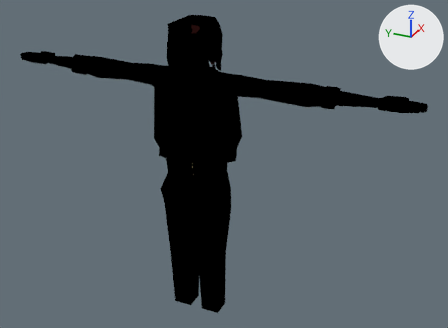
What one commit did to the Blender file Hana.blend.
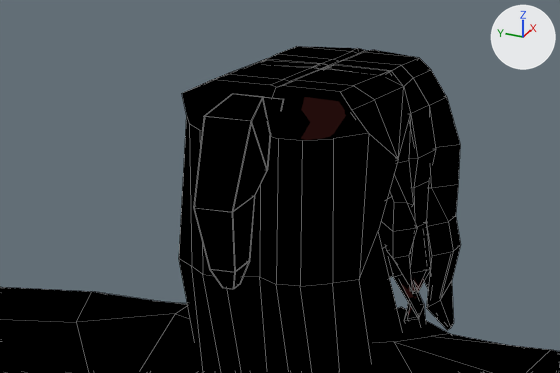
There are two pictures of each version: one whole from a 50 mm lens placed at (-14.34, -7.22, 7.42), pointed at (0.26, -0.65, 0.12), one close up on the part from 29% to 54% of the width and 2% to 24% of the height. Lighting does not change. The marker at upper right points along +X, +Y and +Z. The close-ups show mesh edges as thin lines.

Names of what the first close-up shows: 'Hair', 'Head', 'Hoodie'.
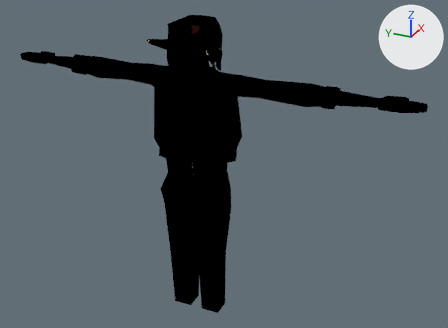
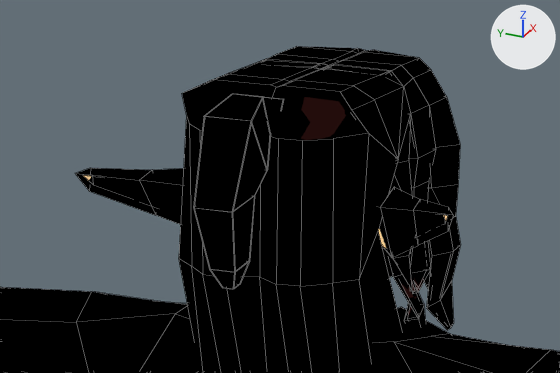
The change, as a diff of the scene's bpy script:
```diff
--- a/Hana.blend.py
+++ b/Hana.blend.py
@@ me_cube_004 @@
 # used by ob_head; location = (0.0, 0.0, 0.0)
-me_cube_004.from_pydata(...)  # 26 vertices, 17 faces, 2 loose edges; spans x -0.691..0.413, y -0.425..0.0, z 3.026..4.106
+me_cube_004.from_pydata(...)  # 38 vertices, 27 faces, 2 loose edges; spans x -0.802..0.413, y -1.051..0.0, z 3.026..4.106
+# me_cube_004 part 1
+# 2 faces are deleted
+# 1 vertex moves from x -0.482, y -0.425, z 3.602 to x -0.482, y -0.425, z 3.612
+# 12 vertices are added at x -0.802..-0.238, y -1.051..-0.403, z 3.345..3.738
+# 12 new faces join them
 me_cube_004.materials.append(mat_skin)
```

Changed parts and their boxes (x1, y1, x2, y2) in the close-ups (560 x 373 px):
'Head', reshaped: before (378, 191, 394, 278); after (75, 168, 453, 278)
part 1 of me_cube_004, built on: before (378, 191, 394, 249); after (75, 168, 453, 257)
